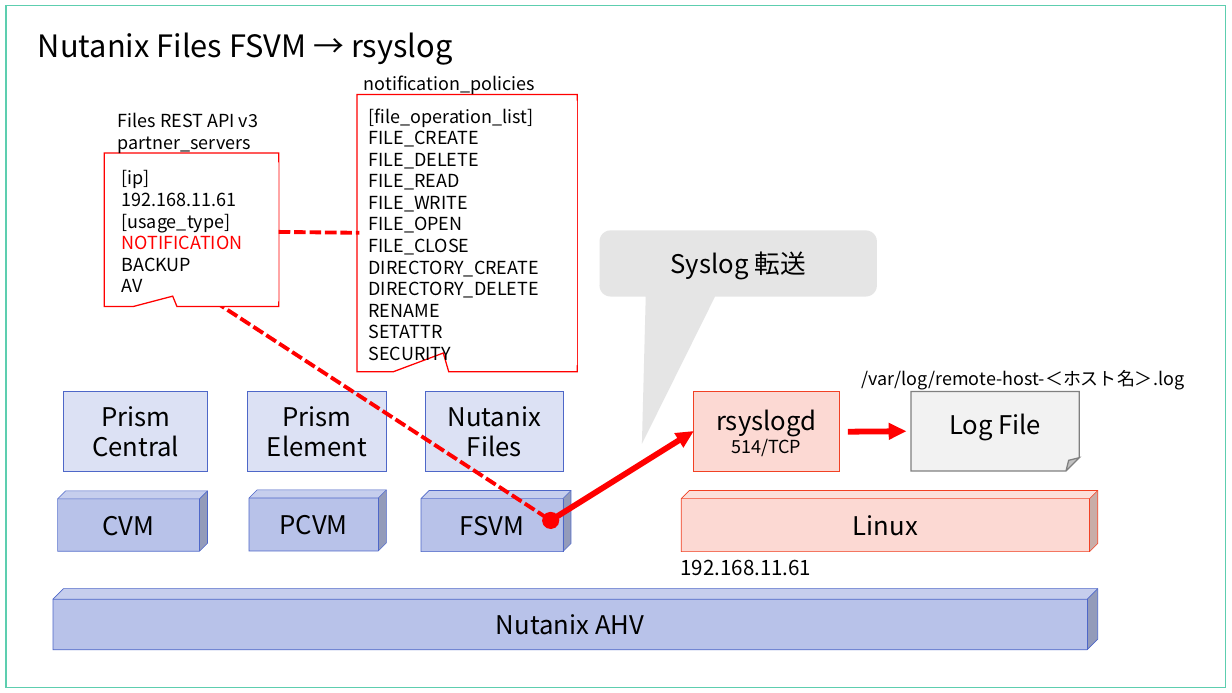
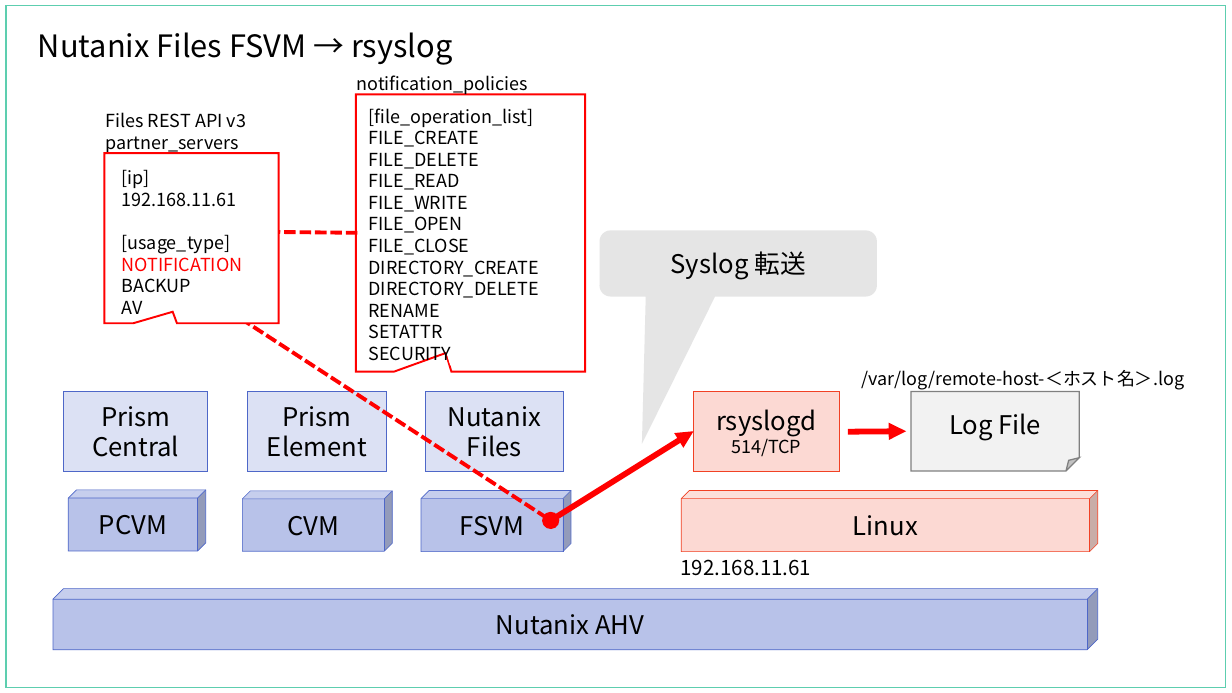
Before and after one commit to gowatana/ntnx-dialy, a slide deck: slide 1 of image-library/2021-11-30/Nutanix-Syslog_FSVM.pptx. Drawn at 1232x693 pixels with LibreOffice and Linux fonts; fonts in the diff are those of the drawing. Boxes give left, top, right and bottom in pixels: in the first picture for what was removed or moved away, otherwise in the second. Text is boxed around its words. In the diff, an @@ line names an element or a change of style, - is before the commit and + after.

```diff
--- a/image-library/2021-11-30/Nutanix-Syslog_FSVM.pptx
+++ b/image-library/2021-11-30/Nutanix-Syslog_FSVM.pptx
@@ text "notification_policies": place and size @@
-text "notification_policies" at (364, 75, 535, 95)
+text "notification_policies" at (357, 75, 528, 95)
@@ text "Files REST API v3": place and size @@
-text "Files REST API v3" at (118, 112, 258, 154)
+text "Files REST API v3" at (106, 112, 246, 154)
@@ speech box: place and size @@
-speech box at (357, 94, 577, 372)
+speech box at (356, 94, 585, 372)
@@ speech box at (356, 94, 585, 372): outline #FF0000 1 pt to #FF0000 1.5 pt @@
@@ speech box at (104, 153, 279, 323): outline #FF0000 1 pt to #FF0000 1.5 pt @@
@@ speech box: place and size @@
-speech box at (104, 153, 279, 307)
+speech box at (104, 153, 279, 323)
@@ speech box "[ip]": place and size @@
-speech box "[ip]" at (113, 163, 279, 302)
+speech box "[ip]" at (113, 163, 269, 302)
@@ line moved from (279, 232) - (360, 233) to (269, 232) - (360, 233) @@
@@ cube "PCVM": place and size @@
-cube "PCVM" at (250, 490, 387, 551)
+cube "PCVM" at (68, 490, 206, 551)
@@ cube "CVM": place and size @@
-cube "CVM" at (57, 491, 207, 551)
+cube "CVM" at (242, 491, 392, 551)
```
Also in this commit, not shown: 1 other file.
